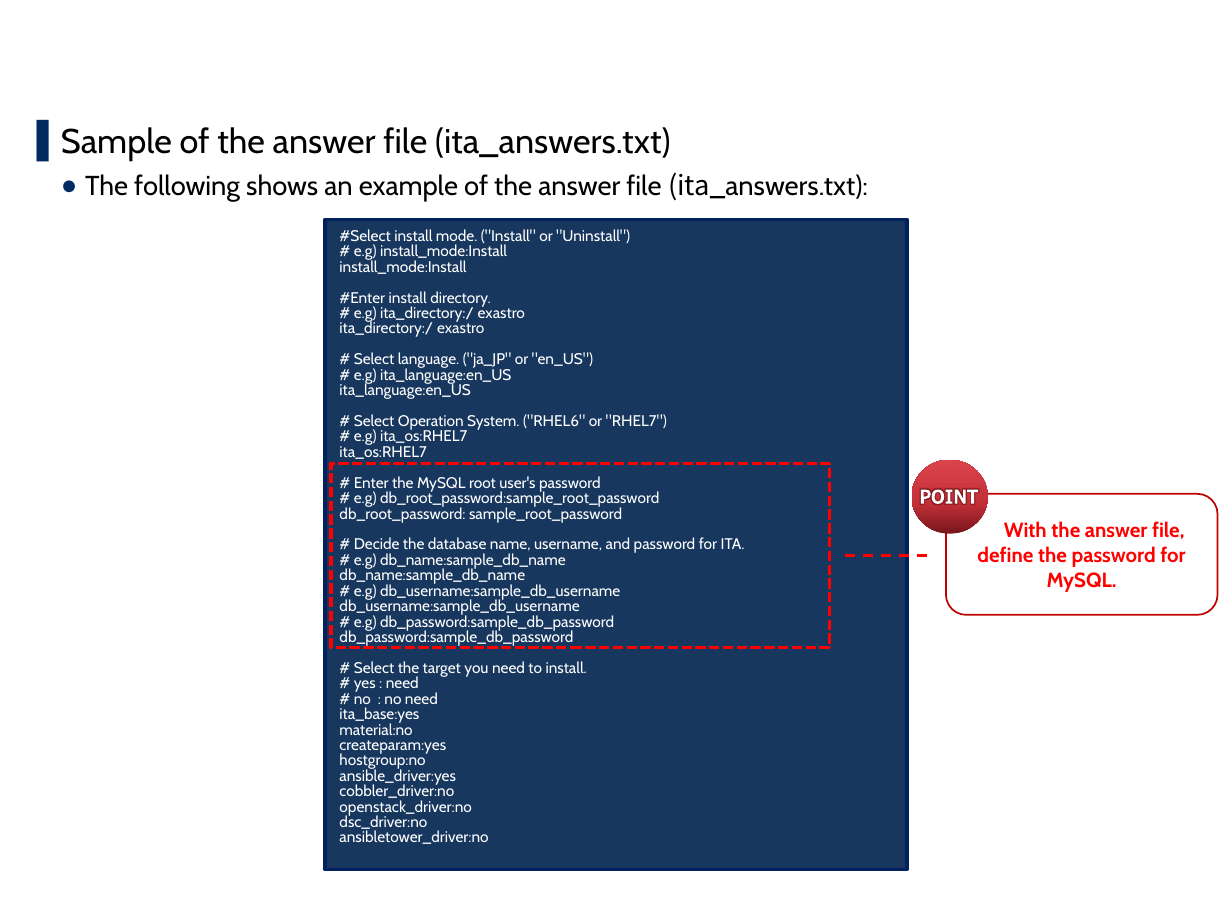
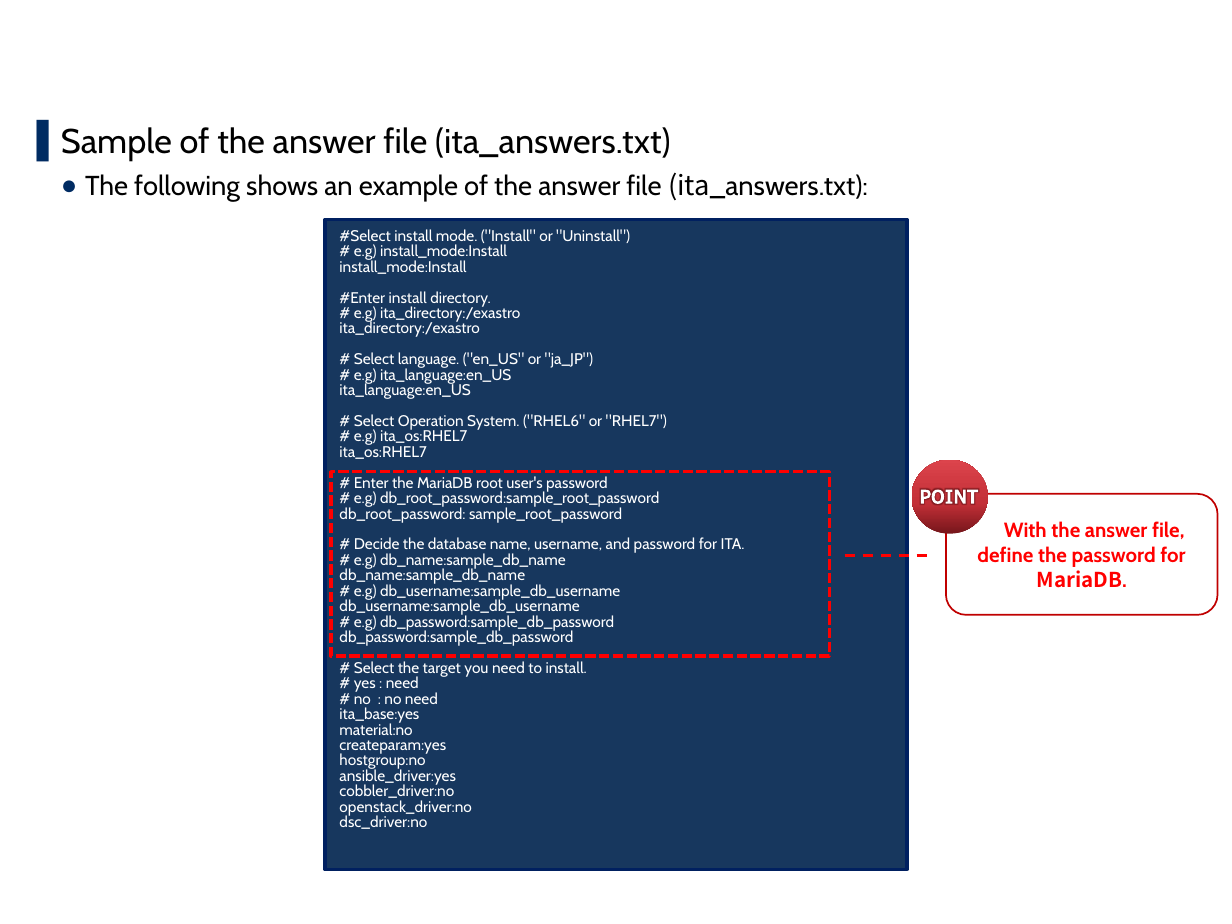
Before and after one commit to exastro-suite/it-automation-docs, a slide deck: slide 17 of asset/Learn/ITA-online-install_en.pptx. Drawn at 1232x924 pixels with LibreOffice and Linux fonts; fonts in the diff are those of the drawing; background and template pictures are left out. Boxes give left, top, right and bottom in pixels: in the first picture for what was removed or moved away, otherwise in the second. Text is boxed around its words. In the diff, an @@ line names an element or a change of style, - is before the commit and + after.

```diff
--- a/asset/Learn/ITA-online-install_en.pptx
+++ b/asset/Learn/ITA-online-install_en.pptx
@@ text in rectangle at (x1=339, y1=305, x2=594, y2=369): text changed @@
-# e.g) ita_directory:/ exastro
-ita_directory:/ exastro
-# Select language. ("ja_JP" or "en_US")
+# e.g) ita_directory:/exastro
+ita_directory:/exastro
+# Select language. ("en_US" or "ja_JP")
@@ rectangle moved from (x1=331, y1=463, x2=830, y2=648) to (x1=331, y1=472, x2=830, y2=657) @@
@@ text in rectangle at (x1=354, y1=476, x2=608, y2=492): text changed @@
-# Enter the MySQL root user's password
+# Enter the MariaDB root user's password
@@ text in rounded rectangle at (x1=977, y1=521, x2=1185, y2=588): text changed @@
-With the answer file, define the password for MySQL.
+With the answer file, define the password for MariaDB.
@@ text in rectangle at (x1=339, y1=830, x2=488, y2=844): paragraph removed @@
-ansibletower_driver:no
```
Also in this commit, not shown: 7 other slides changed.
